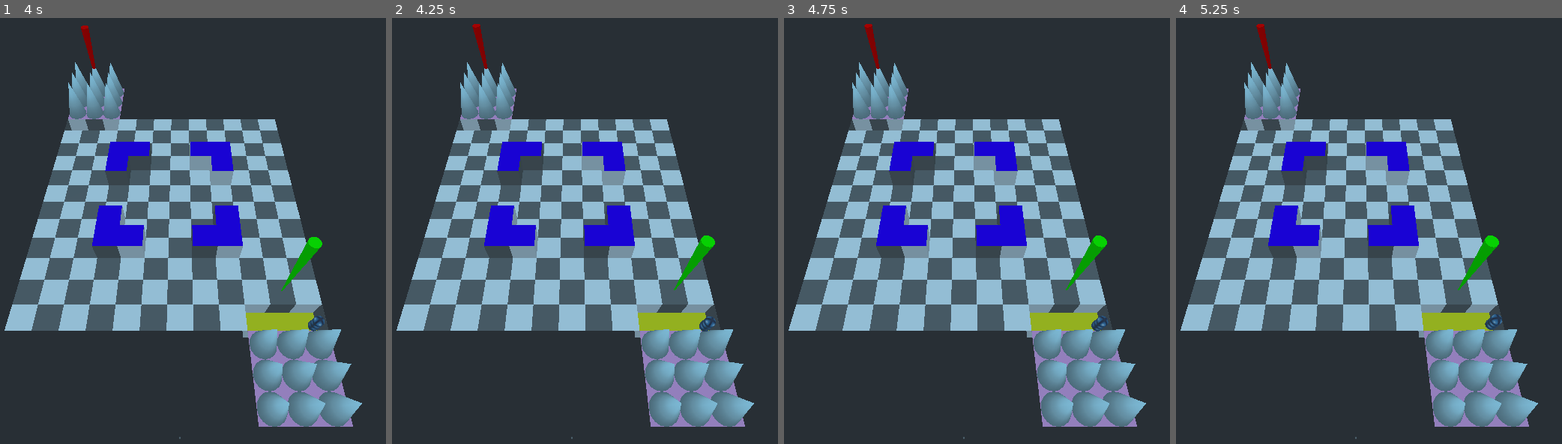
Above: before the commit, frames 1-4 (left to right).
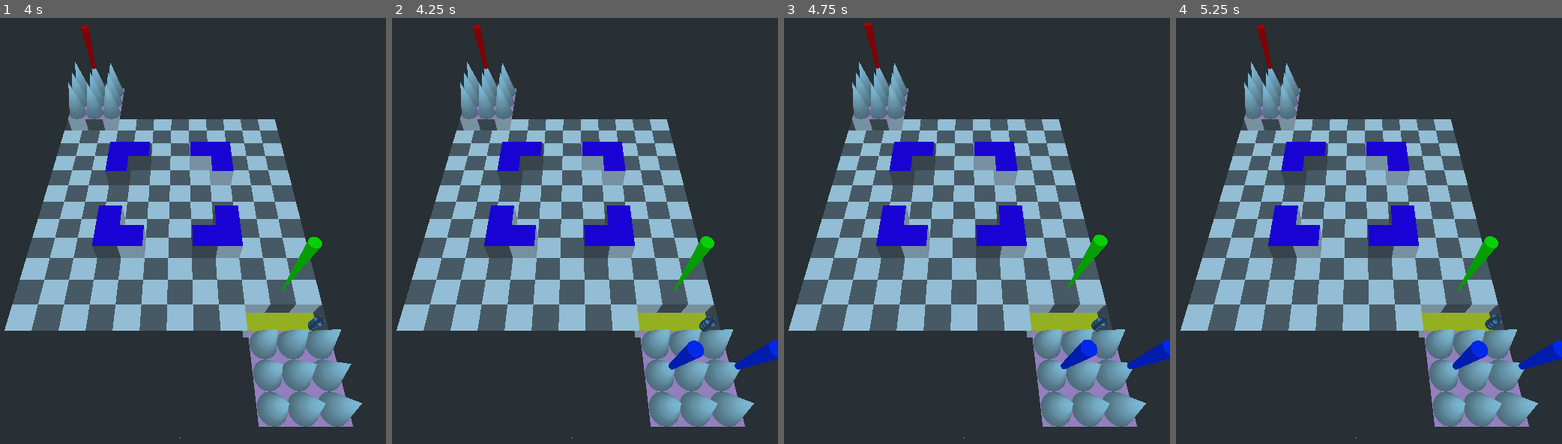
Above: after the commit, the same moments.

Repository: MrJustreborn/BattleMess
Game: Godot game, scene res://test/testlvl.tscn
Two runs of this game, one before a commit and one after it. Both use one fixed random seed, a clock stepped at 60 frames per second and the inputs below. The engine's default icon, where the game draws it, is replaced by a stand-in: a white triangle on a blue panel in a dark square.
Inputs (mouse positions are in pixels of both pictures, inside the frame that each line leads up to):
- Up to frame 1 (4 s): tap Enter (ui_accept) at 0.5, 0.77, 1.52, 2.75, 3.02, 3.5, 3.77 s; move the mouse to (270, 196) at 0.52 s; hold Up (ui_up) 0.53-1.28 s; click (270, 196) at 0.67 s; move the mouse to (96, 243) at 1.27 s; move the mouse to (220, 120) at 2.02 s; hold Up (ui_up) 2.03-3.53 s; move the mouse to (158, 307) at 2.77 s; click (158, 307) at 2.92 s; move the mouse to (304, 286) at 3.52 s
- Up to frame 2 (4.25 s): tap Escape (ui_cancel) at 4.15 s
- Up to frame 3 (4.75 s): move the mouse to (841, 154) at 4.27 s; tap Enter (ui_accept) at 4.52 s
- Up to frame 4 (5.25 s): move the mouse to (1376, 218) at 5.02 s; click (1376, 218) at 5.17 s

Frame 1 is identical in both runs. In frame 2, 0.7% of the frame differs, in the area x 20-100%, y 1-83%; in frame 3, 0.7%; in frame 4, 0.7%.

Commit message:
Move player

Diff:
--- a/godot/singelton/controller_v2.gd
+++ b/godot/singelton/controller_v2.gd
@@ -17,7 +17,12 @@
 
 
 func _ready():
-	pass;
+	current_field = {}
+	future_field = {}
+	field_type = {}
+	pos_ref = {}
+	grid_size = Vector2(8, 8)
+	grid = null;
 
 func cell_to_world(cell: Vector2):
 	#print(cell, " -> ", pos_ref[cell].global_transform);
@@ -79,10 +84,41 @@
 func get_cell_entity(cell: Vector2) -> Node:
 	return null;
 
-func request_move(cell: Vector2, who: Node) -> bool:
-	return false;
+func request_move(who: Node, cell: Vector2) -> bool:
+	lock.lock();
+	print("request_move: ", cell, " ", who, " can_move:", can_move(cell));#, " merge:", can_merge(who, cell), " kill:", can_kill(who, cell));
+	var can = can_move(cell);
+	if can:
+		var curWhere = _get_future_cell_of(who);
+		future_field[curWhere] = [];
+		future_field[cell].append(who);
+	else:
+		can = cell == _get_future_cell_of(who);
+	lock.unlock();
+	_pretty_print("Future", future_field);
+	return can;
+
+func _get_future_cell_of(who: Node):
+	for n in future_field:
+		if !future_field[n].empty() && future_field[n][0] == who:
+			return n;
+
+func _input(event):
+	if Input.is_action_just_pressed("ui_cancel"):
+		print("end turn");
+		_end_turn();
+
+func _end_turn():
+	for c in future_field:
+		current_field[c] = future_field[c].duplicate();
+	for c in current_field:
+		if !current_field[c].empty():
+			for n in current_field[c]:
+				n.init(self, c, n.team);
+	_pretty_print();
 
 func init_grid(grid: Node, entities: Node):
+	_ready(); #reset
 	self.grid = grid
 	grid_size.y = grid.get_child_count();
 	var children = grid.get_children();
@@ -109,7 +145,6 @@
 				if Vector2(x,y) == Vector2(10,15):
 					e.set_script(user_ctrl)
 					print("HERE");
-				e.global_transform = cell.global_transform;
 				e.init(self, Vector2(x,y), cell.name.left(8));
 				entities.add_child(e);
 				current_field[Vector2(x,y)].append(e);
@@ -129,9 +164,9 @@
 		y = y + 1;
 	_pretty_print();
 
-func _pretty_print():
+func _pretty_print(what = "Current", field = current_field):
 	#print("[TYPE][NUMBER_PLAYER][AI/REAL = a/r]")
-	print("\nCurrent field: ")
+	print("\n", what, " field: ")
 	var header = "=";
 	for x in range(grid_size.x + 1):
 		header = header + "  =";
@@ -140,8 +175,8 @@
 	for y in range(grid_size.y):
 		var t = "";
 		for x in range(grid_size.x):
-			if current_field[Vector2(x,y)].size() > 0:
-				t += " " + str(current_field[Vector2(x,y)].size()) + " ";
+			if field[Vector2(x,y)].size() > 0:
+				t += " " + str(field[Vector2(x,y)].size()) + " ";
 			else:
 				t += " " +_get_field_type_char(field_type[Vector2(x,y)])+ " ";
 		print("= " + t + " =")
--- a/godot/test/entities/test_entity.gd
+++ b/godot/test/entities/test_entity.gd
@@ -42,11 +42,16 @@
 
 func _ready():
 	print(team);
+	global_transform = grid_crtl.cell_to_world(pos);
+	_show_moves(false);
 
 func init(ctrl, cell, team):
 	grid_crtl = ctrl;
 	pos = cell;
 	self.team = team;
+	if is_inside_tree():
+		print("REINIT_ENTITY!");
+		_ready();
 
 func _get_moves() -> Array:
 	var can_move = [];
--- a/godot/test/entities/testentity.tscn
+++ b/godot/test/entities/testentity.tscn
@@ -52,7 +52,7 @@
 "values": [ Vector3( 90, 0, 0 ), Vector3( 90, 360, 0 ) ]
 }
 
-[node name="Entity" index="0" instance=ExtResource( 1 )]
+[node name="Entity" instance=ExtResource( 1 )]
 script = ExtResource( 2 )
 
 [node name="StaticBody" type="StaticBody" parent="Cone" index="0"]
--- a/godot/test/entities/user_ctrl.gd
+++ b/godot/test/entities/user_ctrl.gd
@@ -1,7 +1,10 @@
 extends "res://test/entities/test_entity.gd"
 
 func _ready():
+	._ready();
 	_show_moves(true)
+	for c in $move_preview.get_children():
+		c.queue_free();
 	$overlay/user_ctrl.visible = true;
 
 func _on_move_mouse_clicked(what, where):
@@ -9,6 +12,8 @@
 	for c in $move_preview.get_children():
 		c.queue_free();
 
+	if what == "move" && !grid_crtl.request_move(self, where):
+		return;
 	var m = $Cone.duplicate();
 	$move_preview.add_child(m);
 	m.material_override = preload("res://test/entities/shadow_mat.tres");
--- a/godot/test/grid_import_test.gd
+++ b/godot/test/grid_import_test.gd
@@ -4,7 +4,7 @@
 
 var grid: Node = null;
 
-onready var grid_ctrl = preload("res://singelton/controller_v2.gd").new()
+onready var grid_ctrl = get_node("/root/controller")#preload("res://singelton/controller_v2.gd").new()
 
 func _ready():
 	grid = get_node(grid_node);
@@ -14,6 +14,7 @@
 		bubble_sort_children(grid.get_child(i), "x");
 		#print(grid.get_child(i).name, " -> ",grid.get_child(i).global_transform.origin);
 	grid_ctrl.init_grid(grid, $entities);
+	print(grid_ctrl, grid_ctrl.is_inside_tree())
 
 func bubble_sort_children(node: Node, axis = "z"):
 	var cnt = node.get_child_count();
--- a/godot/test/testlvl.tscn
+++ b/godot/test/testlvl.tscn
@@ -3,7 +3,7 @@
 [ext_resource path="res://test/testlvl.escn" type="PackedScene" id=1]
 [ext_resource path="res://test/grid_import_test.gd" type="Script" id=2]
 
-[node name="Scene Root" instance=ExtResource( 1 )]
+[node name="Scene Root" index="0" instance=ExtResource( 1 )]
 script = ExtResource( 2 )
 grid_node = NodePath("grid")
 
